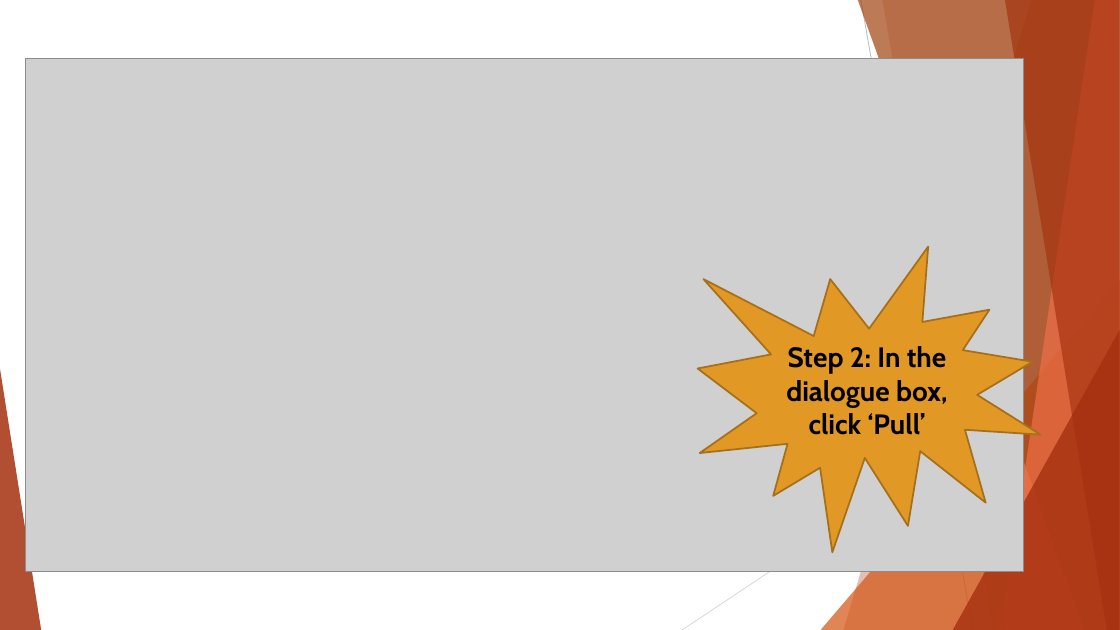
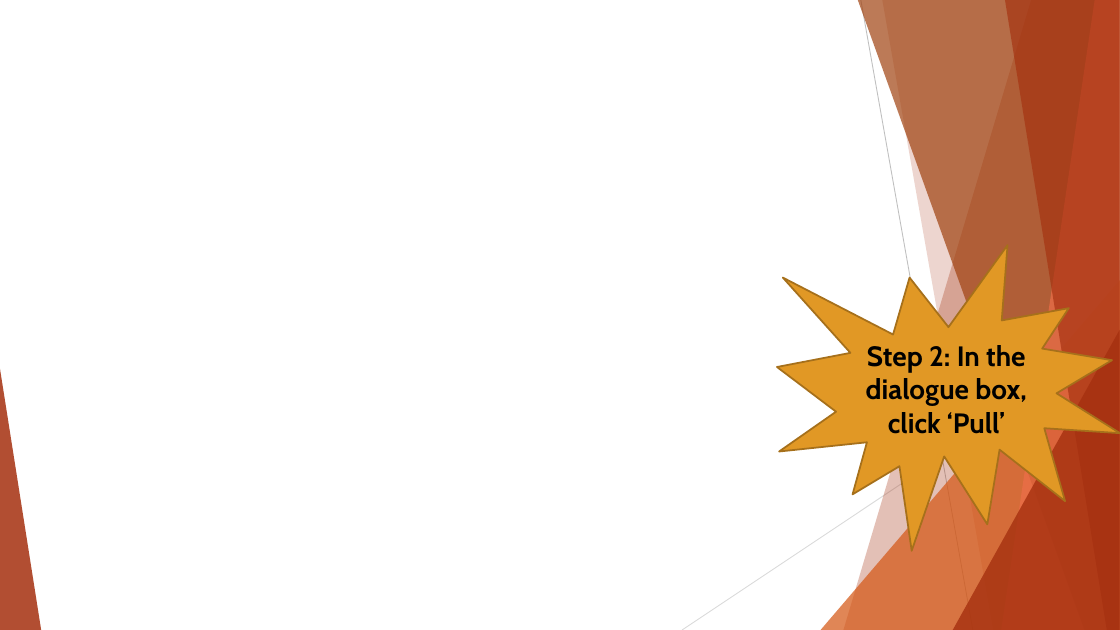
Before and after one commit to ICI3D/Sandbox, a slide deck: slide 18 of IntroToGitHub&SmartGit-v3.1.pptx. Drawn at 1120x630 pixels with LibreOffice and Linux fonts; fonts in the diff are those of the drawing; grey boxes stand for pictures; background and template pictures are left out. Boxes give left, top, right and bottom in pixels: in the first picture for what was removed or moved away, otherwise in the second. Text is boxed around its words. In the diff, an @@ line names an element or a change of style, - is before the commit and + after.

```diff
--- a/IntroToGitHub&SmartGit-v3.1.pptx
+++ b/IntroToGitHub&SmartGit-v3.1.pptx
@@ picture removed at (26, 58, 1024, 571) @@
@@ irregular seal "Step 2: In the dialogue ...": place and size @@
-irregular seal "Step 2: In the dialogue ..." at (698, 247, 1041, 553)
+irregular seal "Step 2: In the dialogue ..." at (777, 245, 1120, 551)
```
Also in this commit, not shown: 6 other slides changed, 1 other file.
